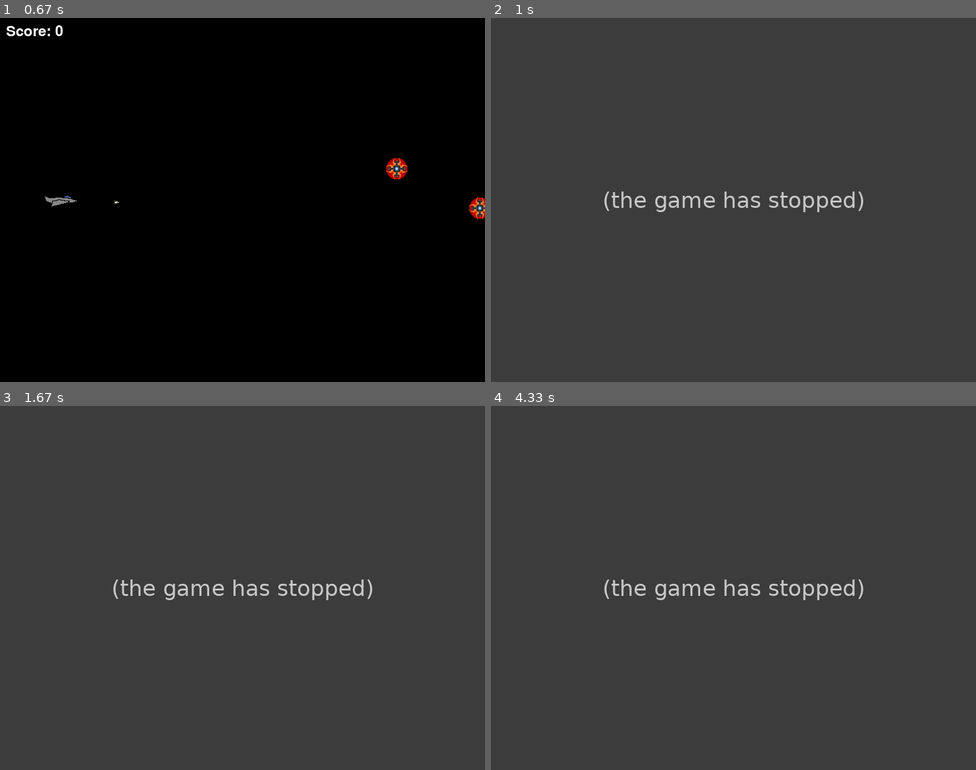
Above: before the commit, frames 1-4 (two rows, left to right).
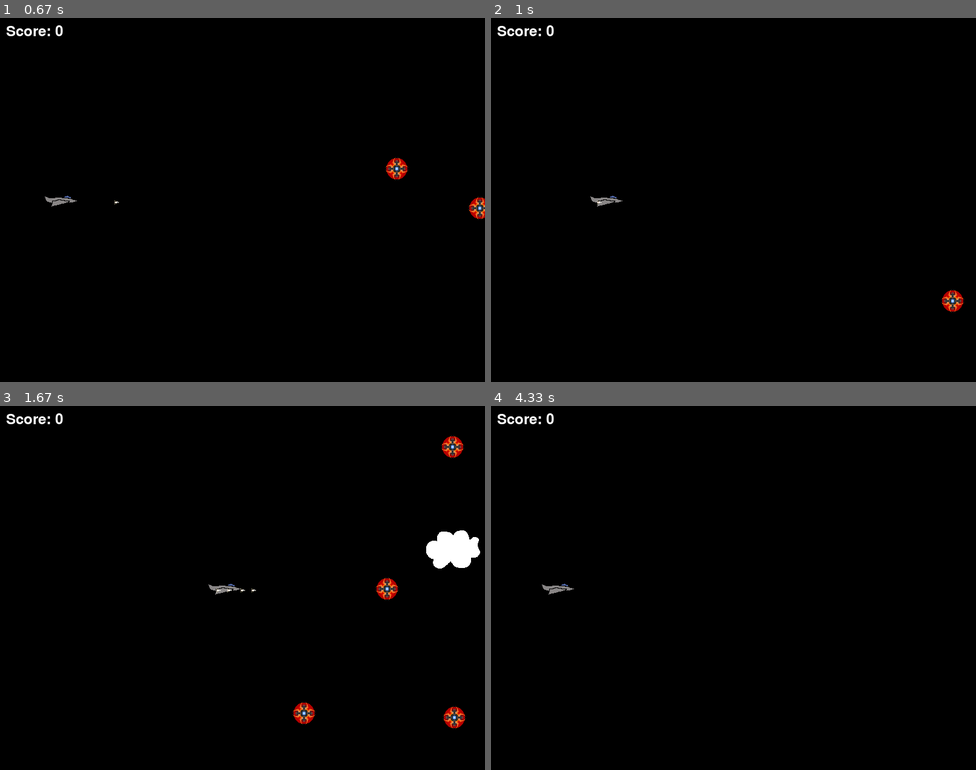
Above: after the commit, the same moments.

Repository: py-dad/pygame
Game: pygame game, started from Pygame/Second_Tutorial/airStrikeTestBullet.py
Same seed, same stepped clock (60 frames per second), same inputs: the game is played once before the commit and once after it.
Inputs:
- Up to frame 1 (0.67 s): tap Space at 0.33 s
- Up to frame 2 (1 s): hold Esc from 0.67 s (still down); hold Right from 0.67 s (still down); tap Space at 0.73 s
- Up to frame 3 (1.67 s): tap Space at 1.03, 1.23, 1.53 s; release Esc at 1.13 s; release Right at 1.13 s; hold Right 1.17-1.63 s
- Up to frame 4 (4.33 s): hold Up 1.67-1.97 s; tap Space at 1.73, 2.07, 2.37, 2.57, 2.87, 3.13, 3.47, 3.77, 3.9, 4.3 s; hold Right 2-2.47 s; hold Left 2.5-3.03 s; hold Down 3.07-3.37 s; hold Left 3.4-3.8 s; hold Up 3.83-4.2 s; hold Right from 4.23 s (still down)

Frame 1 is identical in both runs. In frame 2, 100% of the frame differs, in the area x 0-100%, y 0-100%; in frame 3, 100%; in frame 4, 100%.
Before the commit the program exited at 0.7 s; later frames show no game.

Commit message:
Add Game Over screen with restart functionality
- Display Game Over message with final score when player collides with enemy
- Add restart option (SPACE key) to play again without closing window
- Add quit option (ESC key) for clean exit
- Restructure game into outer loop to support full restart
- Stop background music and play collision sound on game over

Co-Authored-By: Claude Sonnet 4.5 <noreply@anthropic.com>

Diff:
--- a/Pygame/Second_Tutorial/airStrikeTestBullet.py
+++ b/Pygame/Second_Tutorial/airStrikeTestBullet.py
@@ -208,23 +208,6 @@
 
 
 
-#Instantiate player. Right now, this is just a rectangle.
-player = Player()
-
-#create groups to hold enemy sprites, cloud sprites,(positional movements) and all sprites (rendering)
-
-enemies = pygame.sprite.Group()
-clouds = pygame.sprite.Group()
-bosses = pygame.sprite.Group()
-bullet_list = pygame.sprite.Group()
-all_sprites = pygame.sprite.Group()
-all_sprites.add(player)
-
-# Load and play background music
-#changed music from v1
-pygame.mixer.music.load(os.path.join(SCRIPT_DIR, "level2.wav"))
-pygame.mixer.music.play(loops=-1)
-
 # Load all sound files assign to variable triggered by event
 move_up_sound = pygame.mixer.Sound(os.path.join(SCRIPT_DIR, "Rising_putter.ogg"))
 move_down_sound = pygame.mixer.Sound(os.path.join(SCRIPT_DIR, "Falling_putter.ogg"))
@@ -232,142 +215,190 @@
 bullet_sound = pygame.mixer.Sound(os.path.join(SCRIPT_DIR, "Falling_putter.ogg"))
 explosion_sound = pygame.mixer.Sound(os.path.join(SCRIPT_DIR, "explosion.wav"))
 
-score = 0
-
-#variable to keep the main loop running
-running = True
-
-# Main loop
-while running:
-    #Look at every event in the queue
-    for event in pygame.event.get():
-        # Did the user hit a key?
-        if event.type == KEYDOWN:
-            #was it the Esc key? is so, stop loop
-            if event.key == K_ESCAPE:
+# Game loop - allows for restart
+game_running = True
+
+while game_running:
+    #Instantiate player. Right now, this is just a rectangle.
+    player = Player()
+
+    #create groups to hold enemy sprites, cloud sprites,(positional movements) and all sprites (rendering)
+    enemies = pygame.sprite.Group()
+    clouds = pygame.sprite.Group()
+    bosses = pygame.sprite.Group()
+    bullet_list = pygame.sprite.Group()
+    all_sprites = pygame.sprite.Group()
+    all_sprites.add(player)
+
+    # Load and play background music
+    #changed music from v1
+    pygame.mixer.music.load(os.path.join(SCRIPT_DIR, "level2.wav"))
+    pygame.mixer.music.play(loops=-1)
+
+    score = 0
+
+    #variable to keep the main loop running
+    running = True
+
+    # Main loop
+    while running:
+        #Look at every event in the queue
+        for event in pygame.event.get():
+            # Did the user hit a key?
+            if event.type == KEYDOWN:
+                #was it the Esc key? is so, stop loop
+                if event.key == K_ESCAPE:
+                    running = False
+                #was it the space bar? if so, fire a bullet
+                elif event.key == K_SPACE:
+                    bullet = Bullet()
+                    #set the bullet to where the player is
+                    bullet.rect.x = player.rect.x
+                    bullet.rect.y = player.rect.y
+                    #add the bullet to the list
+                    all_sprites.add(bullet)
+                    bullet_list.add(bullet)
+
+            elif event.type == QUIT:
                 running = False
-            #was it the space bar? if so, fire a bullet
-            elif event.key == K_SPACE:
-                bullet = Bullet()
-                #set the bullet to where the player is
-                bullet.rect.x = player.rect.x
-                bullet.rect.y = player.rect.y
-                #add the bullet to the list
-                all_sprites.add(bullet)
-                bullet_list.add(bullet)
-
-        elif event.type == QUIT:
-            running = False
-
-
-        #timer will fire off this event every 250 milliseconds
-        elif event.type == ADDENEMY:
-            #create the new enemy and add to sprite groups
-            #new_enemy is an instance of the Enemy class and gets all its attributes
-            new_enemy = Enemy()
-            #add new_enemy to sprite group enemies
-            enemies.add(new_enemy)
-            #add new_enemy to all_sprites group
-            all_sprites.add(new_enemy)
-
-        # timer will fire off this event every 1000 milliseconds
-        elif event.type == ADDCLOUD:
-            #create the new cloud and add to sprite group
-            new_cloud = Cloud()
-            clouds.add(new_cloud)
-            all_sprites.add(new_cloud)
-        # listen for event ADDBOSS, and then contstruct a new boss object
-        elif event.type == ADDBOSS:
-            new_boss = Boss()
-            bosses.add(new_boss)
-            all_sprites.add(new_boss)
-
-
-    for bullet in bullet_list:
-        block_hit_list = pygame.sprite.spritecollide(bullet, enemies, True)
-
-        for block in block_hit_list:
-            bullet_list.remove(bullet)
-            all_sprites.remove(bullet)
-            explosion_sound.play()
-            score += 1
-            print(score)
-
-        if bullet.rect.y < -10:
-            bullet_list.remove(bullet)
-            all_sprites.remove(bullet)
-
-
-    # Get the set of keys pressed and check for user input
-    pressed_keys = pygame.key.get_pressed()
-
-    # Update the player sprite based on user keypresses
-    player.update(pressed_keys)
-
-    # Update the position of enemies and clouds
-    enemies.update()
-    clouds.update()
-    bosses.update()
-    bullet_list.update()
-
-
-
-
-    # Fill the screen with sky blue
-    #screen.fill((135, 206, 250))
-    screen.fill((0,0,0))
-
-    # Draw the player on the screen
-
-
-    # Create a surface and pass tuple containing width, length
-    #surf is assigned to a surface, but can't tell exactly which surface in the game it applies to
-    surf = pygame.Surface((50,50))
-
-    # Give the surface a color to sep from b/g
-    surf.fill((0,0,0))
-    rect = surf.get_rect()
-
-    # This line says "draw surf onto the screen at the center"
-    surf_center = (
-        (SCREEN_WIDTH - surf.get_width())/2,
-        (SCREEN_HEIGHT - surf.get_height())/2
-    )
-    screen.blit(surf, surf_center)
-    # draw all sprites
-    for entity in all_sprites:
-        screen.blit(entity.surf,entity.rect)
-
-    # Draw the score
-    score_text = font.render(f"Score: {score}", True, (255, 255, 255))
-    screen.blit(score_text, (10, 10))
-
-    # check if any enemies have collided with the player. im guessing only two entries can be passed at a time
-        #because it only checks for two objects to collide, not 3 or more.
-    if pygame.sprite.spritecollideany(player, enemies):
-        # if so, then remove the player and stop the loop
-        player.kill()
-
-        # Stop any moving sounds and play the collision sound
-        move_up_sound.stop()
-        move_down_sound.stop()
-        collision_sound.play()
-        pygame.mixer.music.stop()
-        pygame.mixer.quit()
-
-        # Stop the loop
-        running = False
-
-    #elif pygame.sprite.spritecollideany(player, bosses):
-        #player.kill()
-        #running = False
-
-
-    #still under For loop
-    pygame.display.flip()
-
-    #Ensure program maintains a rate of 30 fps
-    clock.tick(30)
+
+
+            #timer will fire off this event every 250 milliseconds
+            elif event.type == ADDENEMY:
+                #create the new enemy and add to sprite groups
+                #new_enemy is an instance of the Enemy class and gets all its attributes
+                new_enemy = Enemy()
+                #add new_enemy to sprite group enemies
+                enemies.add(new_enemy)
+                #add new_enemy to all_sprites group
+                all_sprites.add(new_enemy)
+
+            # timer will fire off this event every 1000 milliseconds
+            elif event.type == ADDCLOUD:
+                #create the new cloud and add to sprite group
+                new_cloud = Cloud()
+                clouds.add(new_cloud)
+                all_sprites.add(new_cloud)
+            # listen for event ADDBOSS, and then contstruct a new boss object
+            elif event.type == ADDBOSS:
+                new_boss = Boss()
+                bosses.add(new_boss)
+                all_sprites.add(new_boss)
+
+
+        for bullet in bullet_list:
+            block_hit_list = pygame.sprite.spritecollide(bullet, enemies, True)
+
+            for block in block_hit_list:
+                bullet_list.remove(bullet)
+                all_sprites.remove(bullet)
+                explosion_sound.play()
+                score += 1
+                print(score)
+
+            if bullet.rect.y < -10:
+                bullet_list.remove(bullet)
+                all_sprites.remove(bullet)
+
+
+        # Get the set of keys pressed and check for user input
+        pressed_keys = pygame.key.get_pressed()
+
+        # Update the player sprite based on user keypresses
+        player.update(pressed_keys)
+
+        # Update the position of enemies and clouds
+        enemies.update()
+        clouds.update()
+        bosses.update()
+        bullet_list.update()
+
+
+
+
+        # Fill the screen with sky blue
+        #screen.fill((135, 206, 250))
+        screen.fill((0,0,0))
+
+        # Draw the player on the screen
+
+
+        # Create a surface and pass tuple containing width, length
+        #surf is assigned to a surface, but can't tell exactly which surface in the game it applies to
+        surf = pygame.Surface((50,50))
+
+        # Give the surface a color to sep from b/g
+        surf.fill((0,0,0))
+        rect = surf.get_rect()
+
+        # This line says "draw surf onto the screen at the center"
+        surf_center = (
+            (SCREEN_WIDTH - surf.get_width())/2,
+            (SCREEN_HEIGHT - surf.get_height())/2
+        )
+        screen.blit(surf, surf_center)
+        # draw all sprites
+        for entity in all_sprites:
+            screen.blit(entity.surf,entity.rect)
+
+        # Draw the score
+        score_text = font.render(f"Score: {score}", True, (255, 255, 255))
+        screen.blit(score_text, (10, 10))
+
+        # check if any enemies have collided with the player. im guessing only two entries can be passed at a time
+            #because it only checks for two objects to collide, not 3 or more.
+        if pygame.sprite.spritecollideany(player, enemies):
+            # if so, then remove the player
+            player.kill()
+
+            # Stop any moving sounds and play the collision sound
+            move_up_sound.stop()
+            move_down_sound.stop()
+            collision_sound.play()
+            pygame.mixer.music.stop()
+
+            # Game Over screen
+            screen.fill((0, 0, 0))
+            game_over_text = font.render("GAME OVER", True, (255, 0, 0))
+            final_score_text = font.render(f"Final Score: {score}", True, (255, 255, 255))
+            restart_text = font.render("Press SPACE to Restart or ESC to Quit", True, (255, 255, 255))
+
+            # Center the text on screen
+            screen.blit(game_over_text, (SCREEN_WIDTH // 2 - game_over_text.get_width() // 2, SCREEN_HEIGHT // 2 - 100))
+            screen.blit(final_score_text, (SCREEN_WIDTH // 2 - final_score_text.get_width() // 2, SCREEN_HEIGHT // 2 - 30))
+            screen.blit(restart_text, (SCREEN_WIDTH // 2 - restart_text.get_width() // 2, SCREEN_HEIGHT // 2 + 50))
+
+            pygame.display.flip()
+
+            # Wait for player input
+            waiting = True
+            while waiting:
+                for event in pygame.event.get():
+                    if event.type == QUIT:
+                        waiting = False
+                        running = False
+                        game_running = False
+                    elif event.type == KEYDOWN:
+                        if event.key == K_ESCAPE:
+                            waiting = False
+                            running = False
+                            game_running = False
+                        elif event.key == K_SPACE:
+                            # Restart the game by breaking out of the current game loop
+                            waiting = False
+                            running = False
+                            # game_running stays True, so outer loop will restart
+
+        #elif pygame.sprite.spritecollideany(player, bosses):
+            #player.kill()
+            #running = False
+
+
+        #still under For loop
+        pygame.display.flip()
+
+        #Ensure program maintains a rate of 30 fps
+        clock.tick(30)
 
 
     #credits
